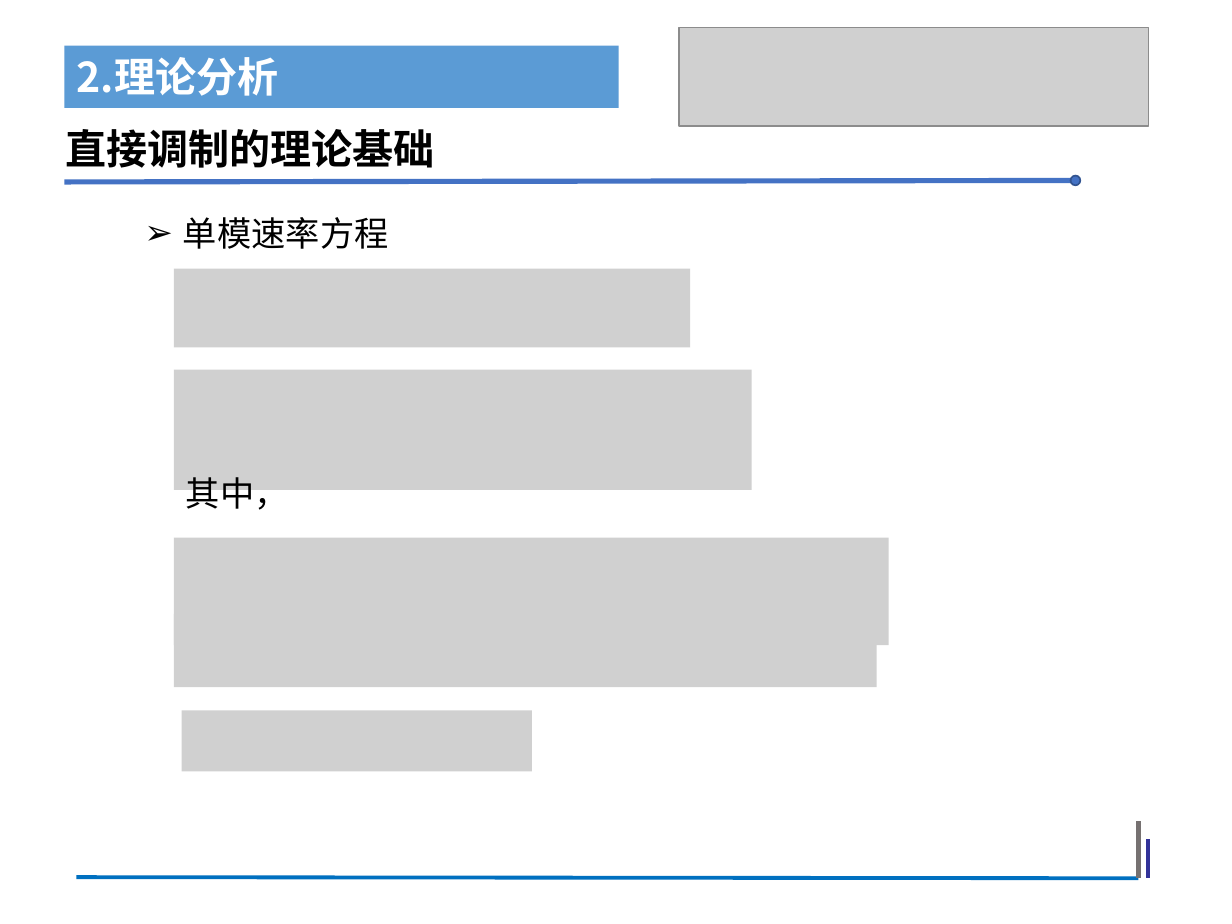
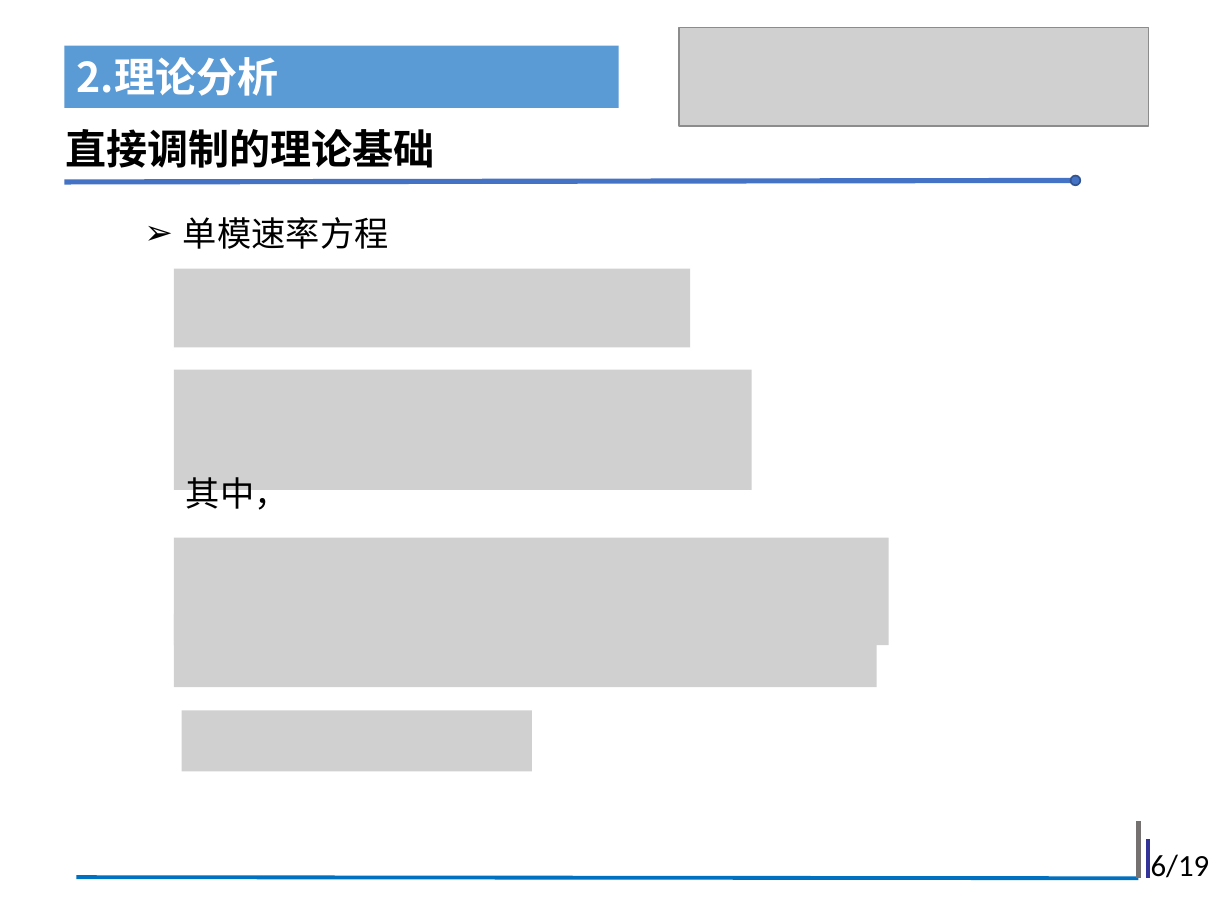
Before and after one commit to Wu-30MKI/Directly-Modulated-Laser, a slide deck: slide 6 of 组会-吴冀亮.pptx (slide 5 before the commit). Drawn at 1232x924 pixels with LibreOffice and Linux fonts; fonts in the diff are those of the drawing; grey boxes stand for pictures. Boxes give left, top, right and bottom in pixels: in the first picture for what was removed or moved away, otherwise in the second. Text is boxed around its words. In the diff, an @@ line names an element or a change of style, - is before the commit and + after.

```diff
--- a/组会-吴冀亮.pptx
+++ b/组会-吴冀亮.pptx
@@ text added at <box>1151,854,1210,878</box>, 18 pt, text #000000 @@
+6/19
```
Also in this commit, not shown: 7 other slides changed, 11 slides added, 9 slides removed.
